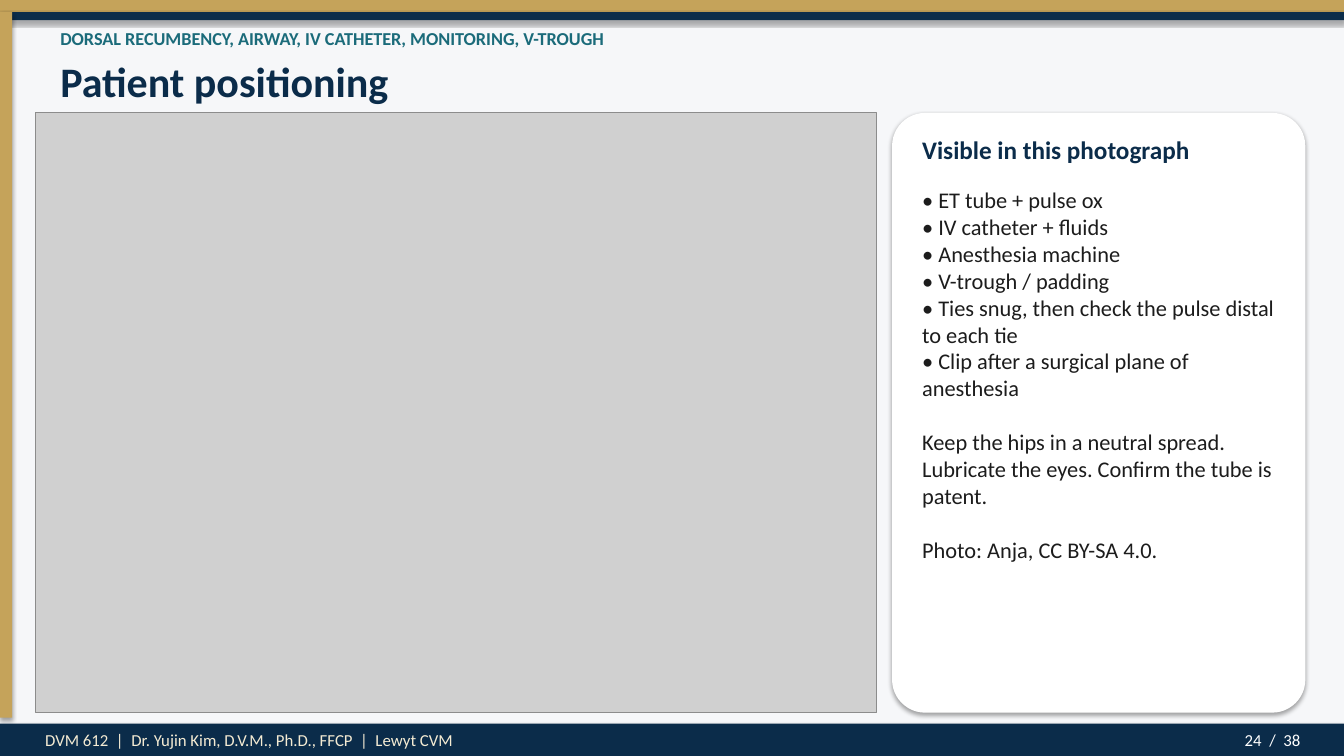
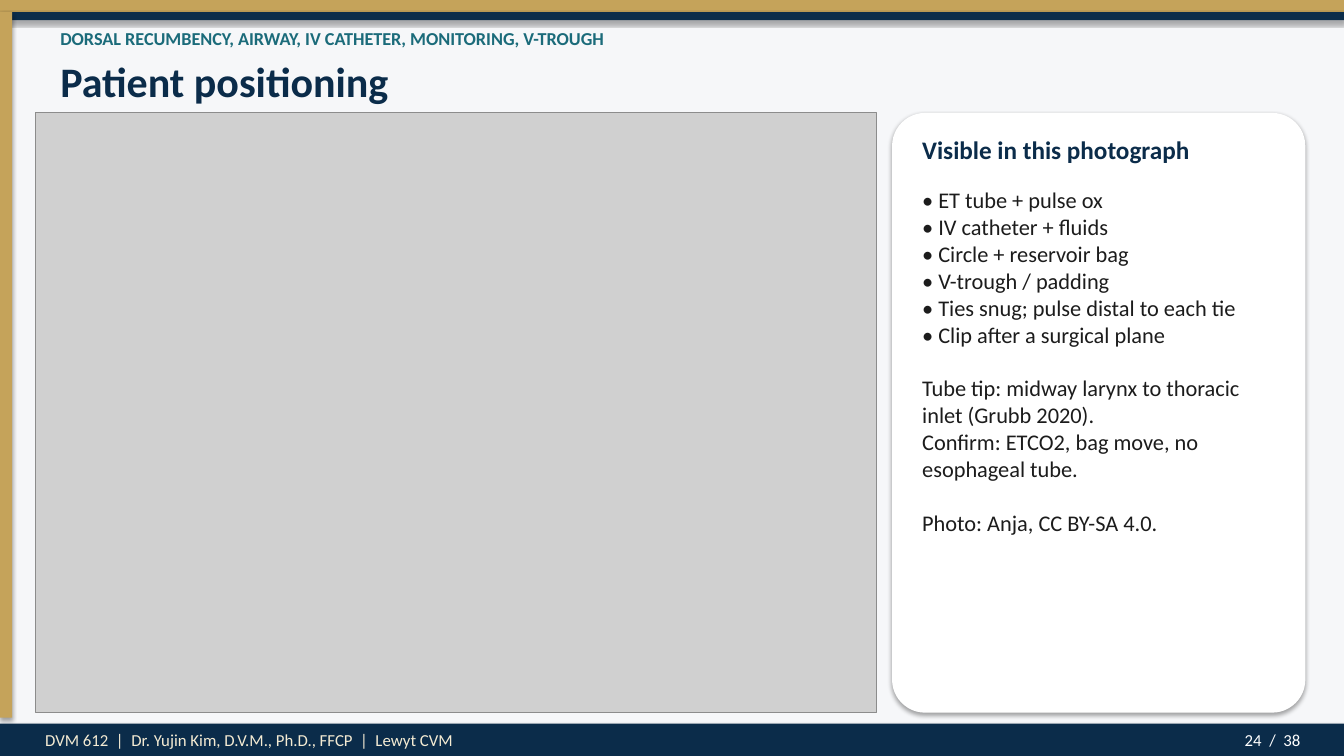
Before and after one commit to drkimvet/happycare, a slide deck: slide 24 of lectures/DVM-612_Week4_Preop_PatientPrep_Postop.pptx. Drawn at 1344x756 pixels with LibreOffice and Linux fonts; fonts in the diff are those of the drawing; grey boxes stand for pictures. Boxes give left, top, right and bottom in pixels: in the first picture for what was removed or moved away, otherwise in the second. Text is boxed around its words. In the diff, an @@ line names an element or a change of style, - is before the commit and + after.

```diff
--- a/lectures/DVM-612_Week4_Preop_PatientPrep_Postop.pptx
+++ b/lectures/DVM-612_Week4_Preop_PatientPrep_Postop.pptx
@@ text at [922,192,1239,535]: text changed @@
-• ET tube + pulse ox
-• IV catheter + fluids
-• Anesthesia machine
-• V-trough / padding
-• Ties snug, then check the pulse distal to each tie
-• Clip after a surgical plane of anesthesia
-Keep the hips in a neutral spread.
-Lubricate the eyes. Confirm the tube is patent.
-Photo: Anja, CC BY-SA 4.0.
+• ET tube + pulse ox
+• IV catheter + fluids
+• Circle + reservoir bag
+• V-trough / padding
+• Ties snug; pulse distal to each tie
+• Clip after a surgical plane
+Tube tip: midway larynx to thoracic inlet (Grubb 2020).
+Confirm: ETCO2, bag move, no esophageal tube.
+Photo: Anja, CC BY-SA 4.0.
```
Also in this commit, not shown: 15 other slides changed, 2 other files.
